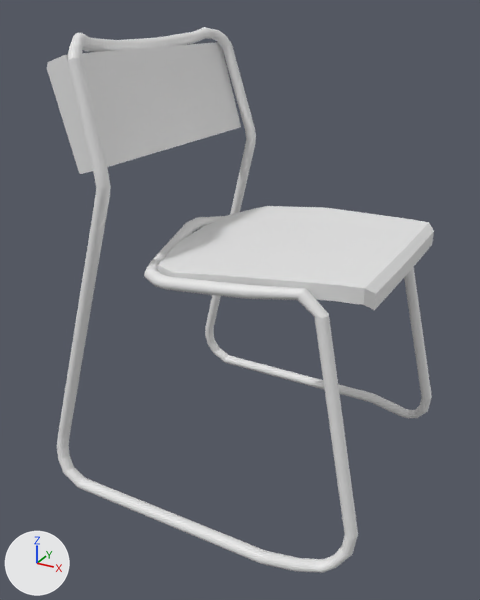
What one commit did to the Blender file assets/custom/ready/chair.blend.
Before and after are seen from a 50 mm lens placed at (0.686, -1.59, 0.72), pointed at (-0.132, -0.104, -0.023). Arrows for +X, +Y and +Z are at lower left; the lights stay in place. The older version comes first.

Names of what the first picture shows: 'chair'.
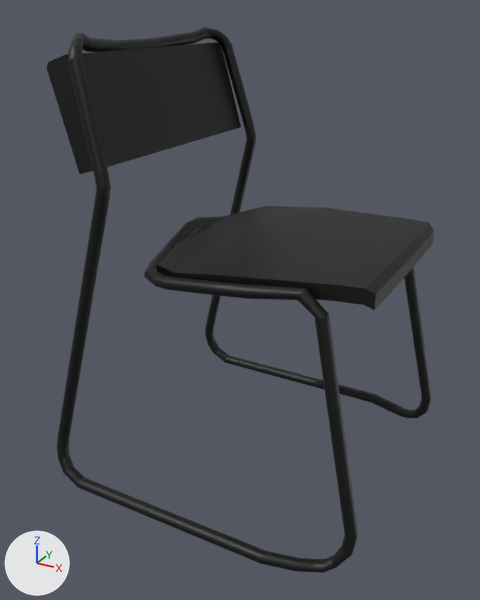
Where the change shows, as pixel boxes (x1, y1, x2, y2) in the pictures (480 x 600 px):
'chair', recoloured (white to black)
    both: (47, 27, 434, 573)

The change in detail:
Picture 'chairtexture' (img_chairtexture) is new.
Material 'Material' (mat_material) is new.
Its texture is img_chairtexture.
me_cube has 2199 vertices, 2190 faces, 3 loose edges and spans x -1.2..1.2, y -1.1..1.8, z -34.6..28.1.
me_cube gains material mat_material (picture img_chairtexture).
